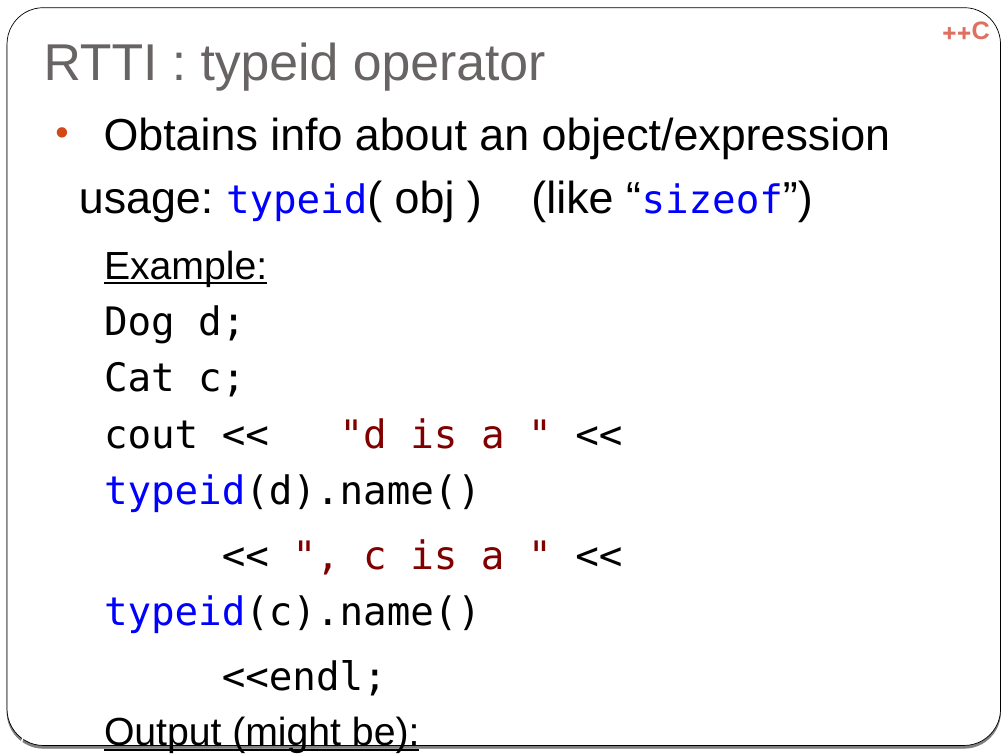
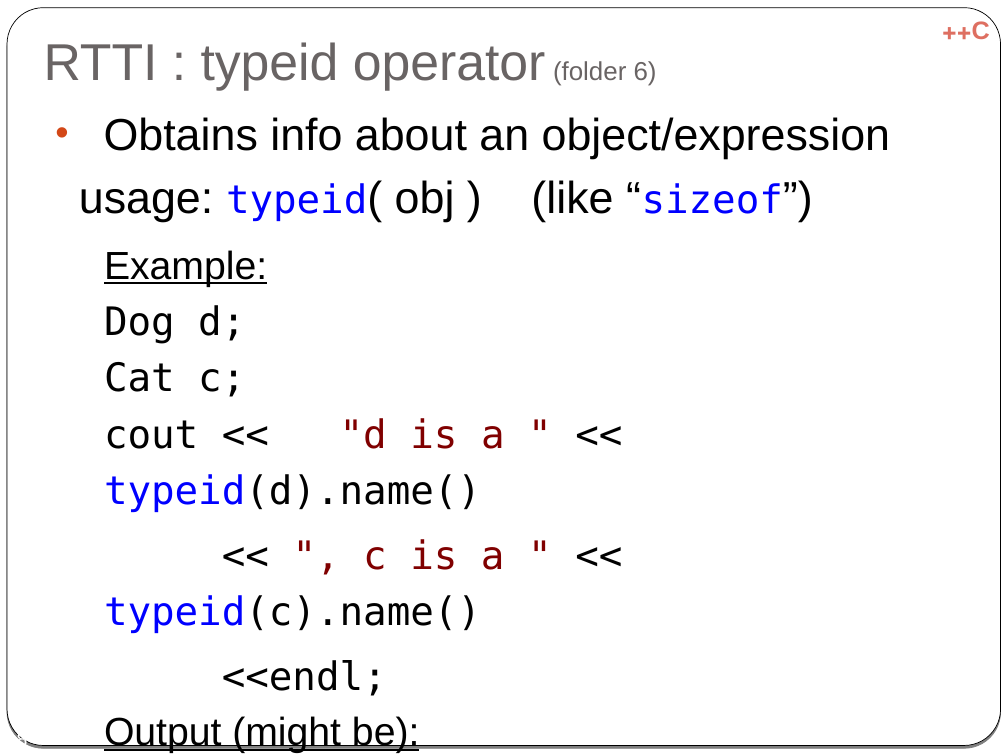
Before and after one commit to cpp-at-ariel/cpp-5778, a slide deck: slide 18 of week07-diamond-rtti/slides-rtti.odp (slide 17 before the commit). Drawn at 1008x756 pixels with LibreOffice and Linux fonts; fonts in the diff are those of the drawing. Boxes give left, top, right and bottom in pixels: in the first picture for what was removed or moved away, otherwise in the second. Text is boxed around its words. In the diff, an @@ line names an element or a change of style, - is before the commit and + after.

Commit message:
prepare week 7 - rtti

```diff
--- a/week07-diamond-rtti/slides-rtti.odp
+++ b/week07-diamond-rtti/slides-rtti.odp
@@ title at (44, 42, 657, 91): text changed @@
-RTTI : typeid operator
+RTTI : typeid operator (folder 6)
@@ page number at (6, 731, 28, 745): text changed @@
-17
+18
```
Also in this commit, not shown: 8 other slides changed, 2 slides added, 2 slides removed, 51 other files.
